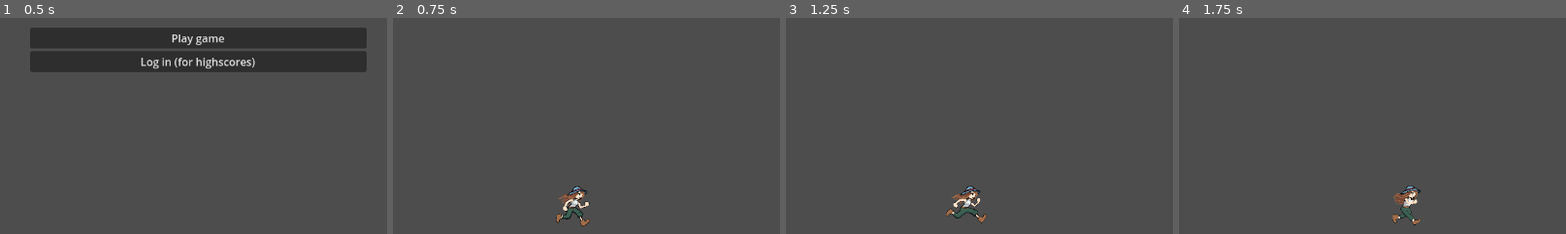
Above: before the commit, frames 1-4 (left to right).
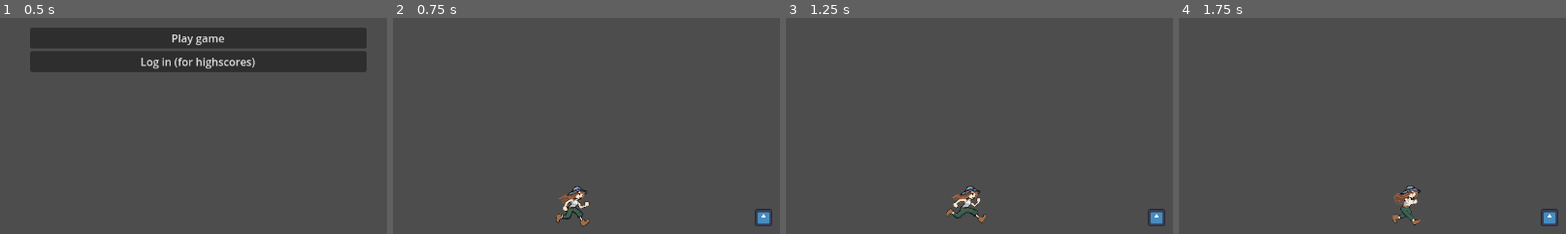
Above: after the commit, the same moments.

Repository: WilliamSundqvist/arcadegame
Game: Godot game, scene res://main_scene.tscn
Same seed, same stepped clock (60 frames per second), same inputs: the game is played once before the commit and once after it. The engine's default icon, where the game draws it, is replaced by a stand-in: a white triangle on a blue panel in a dark square.
Inputs (mouse positions are % of the whole screen's width and height, from its top left):
- Up to frame 1 (0.5 s): no input
- Up to frame 2 (0.75 s): click "Play game" at 0.5 s
- Up to frame 3 (1.25 s): no input
- Up to frame 4 (1.75 s): move the mouse to (72, 45) at 1.27 s; hold Right (right) from 1.28 s (still down); tap Space (dash) at 1.35 s
The pictures show only the part of the screen within x 24-74%, y 4-54%; the shares and areas given below are measured in that part.

Frame 1 is identical in both runs. In frame 2, 0.3% of the frame differs, in the area x 93-98%, y 88-97%; in frame 3, 0.3%; in frame 4, 0.3%.

Commit message:
added pickup that gives more dashes

Diff:
--- a/game/game.tscn
+++ b/game/game.tscn
@@ -1,8 +1,9 @@
-[gd_scene load_steps=4 format=3 uid="uid://byihbnp8mskmt"]
+[gd_scene load_steps=5 format=3 uid="uid://byihbnp8mskmt"]
 
 [ext_resource type="Script" path="res://game/game.gd" id="1_kv3x3"]
 [ext_resource type="PackedScene" uid="uid://d0yu8osq6i4ig" path="res://devil_cow/devil_cow.tscn" id="3_dni5l"]
 [ext_resource type="PackedScene" uid="uid://bwm5b0abmd5pj" path="res://player_character/player_character.tscn" id="3_vybl6"]
+[ext_resource type="PackedScene" uid="uid://d2143kmd6kbwg" path="res://pickups/dashPoint.tscn" id="4_ko7m5"]
 
 [node name="Game" type="Node2D"]
 script = ExtResource("1_kv3x3")
@@ -18,3 +19,6 @@
 position = Vector2(99, 565)
 
 [node name="DevilCow2" parent="." instance=ExtResource("3_dni5l")]
+
+[node name="DashPoint" parent="." instance=ExtResource("4_ko7m5")]
+position = Vector2(831, 322)
--- /dev/null
+++ b/pickups/dashPoint.tscn
@@ -0,0 +1,24 @@
+[gd_scene load_steps=4 format=3 uid="uid://d2143kmd6kbwg"]
+
+[ext_resource type="Script" path="res://pickups/dash_point.gd" id="1_q4fli"]
+[ext_resource type="Texture2D" uid="uid://djagwe2l6epfp" path="res://icon.svg" id="2_xc22v"]
+
+[sub_resource type="RectangleShape2D" id="RectangleShape2D_x3y6v"]
+size = Vector2(23, 25)
+
+[node name="DashPoint" type="Node2D" groups=["Picksups"]]
+script = ExtResource("1_q4fli")
+
+[node name="Area2D" type="Area2D" parent="."]
+script = ExtResource("1_q4fli")
+
+[node name="Sprite2D" type="Sprite2D" parent="Area2D"]
+position = Vector2(1, 0)
+scale = Vector2(0.2, 0.2)
+texture = ExtResource("2_xc22v")
+
+[node name="CollisionShape2D" type="CollisionShape2D" parent="Area2D"]
+position = Vector2(0.5, 0.5)
+shape = SubResource("RectangleShape2D_x3y6v")
+
+[connection signal="body_entered" from="Area2D" to="." method="_on_area_2d_body_entered"]
--- /dev/null
+++ b/pickups/dash_point.gd
@@ -0,0 +1,8 @@
+extends Node2D
+@onready var player = $"../PlayerCharacter"
+
+func _on_area_2d_body_entered(body):
+	if body.is_in_group("Player"):
+		hide()
+		player.availableDashes += 1
+		queue_free()
--- a/project.godot
+++ b/project.godot
@@ -25,6 +25,7 @@
 Player="Spelaren"
 Enemies="Alla fiender"
 Projectile=""
+Picksups="Allt du kan plocka upp"
 
 [input]
 
